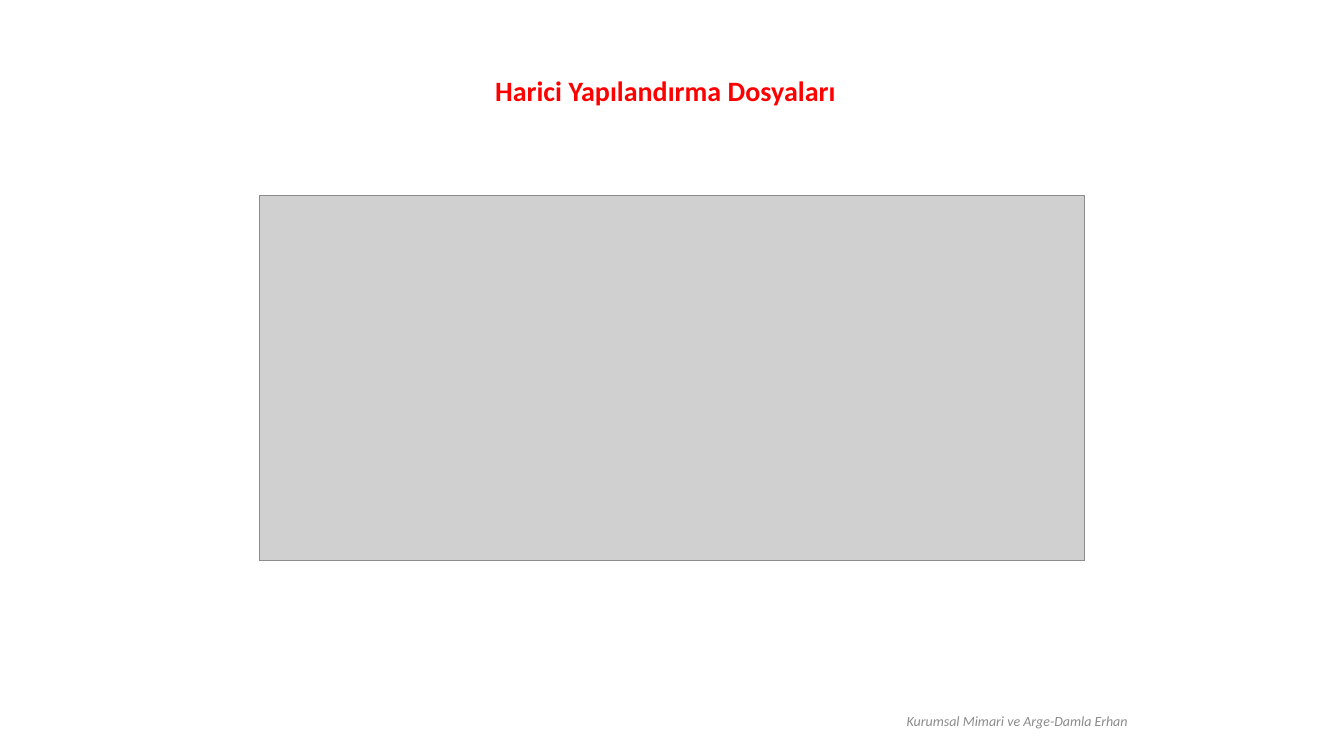
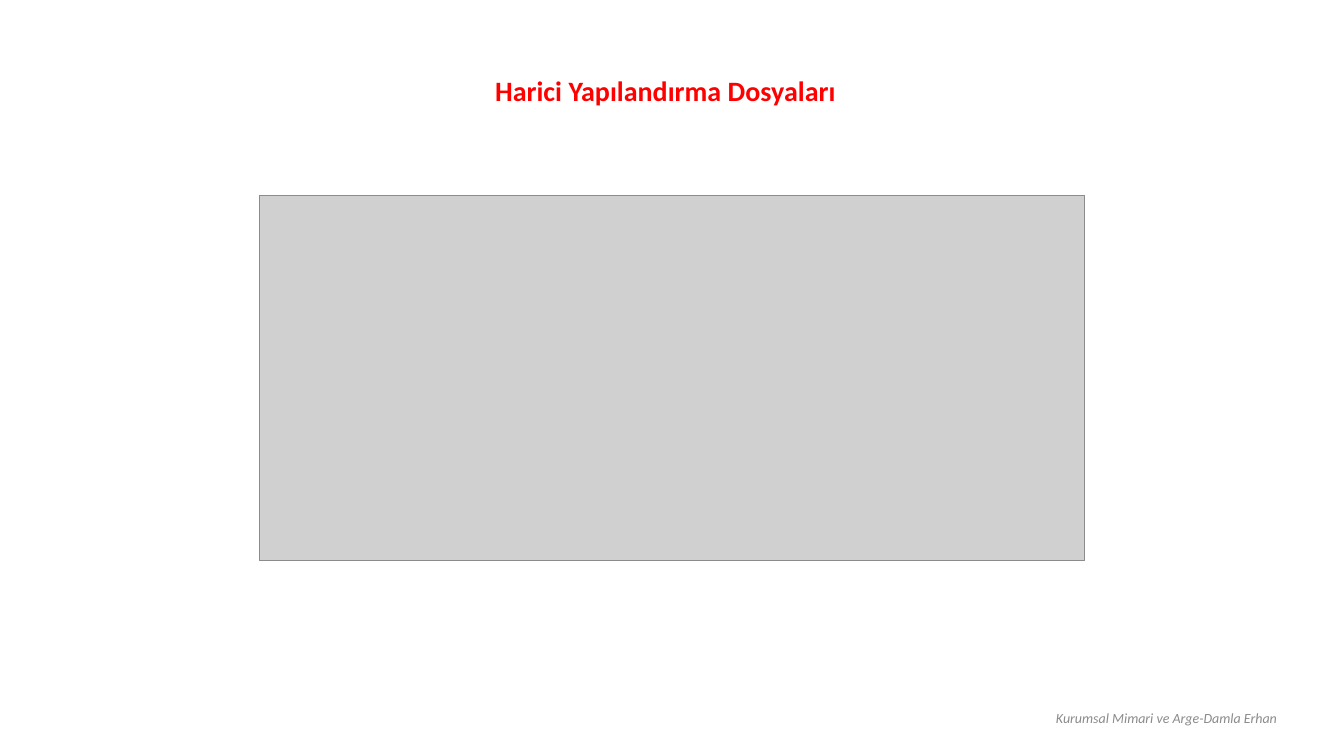
Before and after one commit to erhandamla/ZBARCH, a slide deck: slide 13 of Microservis-ExternalizedPattern2008.pptx. Drawn at 1344x756 pixels with LibreOffice and Linux fonts; fonts in the diff are those of the drawing; grey boxes stand for pictures; background and template pictures are left out. Boxes give left, top, right and bottom in pixels: in the first picture for what was removed or moved away, otherwise in the second. Text is boxed around its words. In the diff, an @@ line names an element or a change of style, - is before the commit and + after.

```diff
--- a/Microservis-ExternalizedPattern2008.pptx
+++ b/Microservis-ExternalizedPattern2008.pptx
@@ text "Kurumsal Mimari ve Arge-Damla Erhan": place and size @@
-text "Kurumsal Mimari ve Arge-Damla Erhan" at bbox=[907, 716, 1128, 729]
+text "Kurumsal Mimari ve Arge-Damla Erhan" at bbox=[1056, 713, 1277, 726]
```
Also in this commit, not shown: 7 other slides changed, 1 other file.
